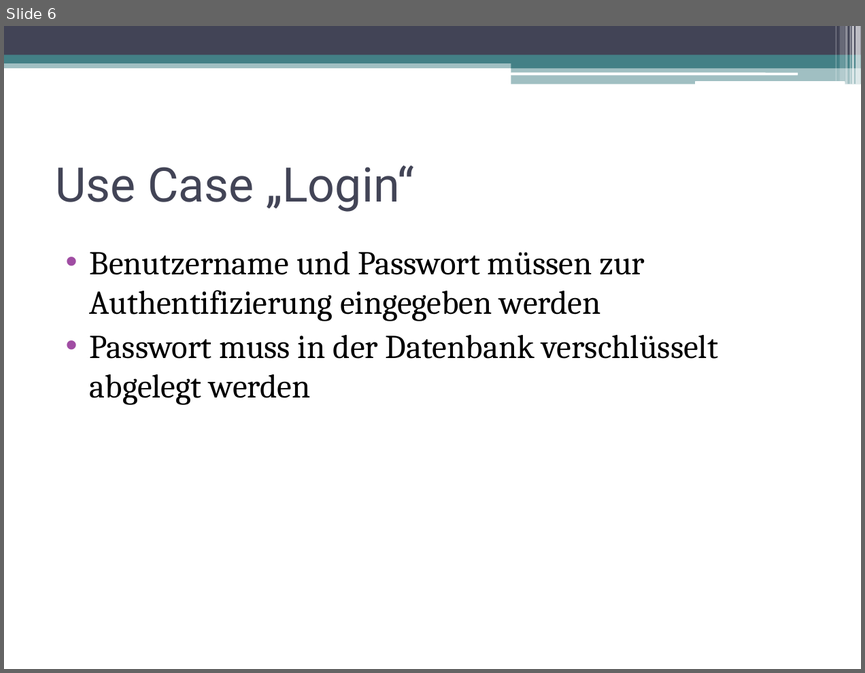
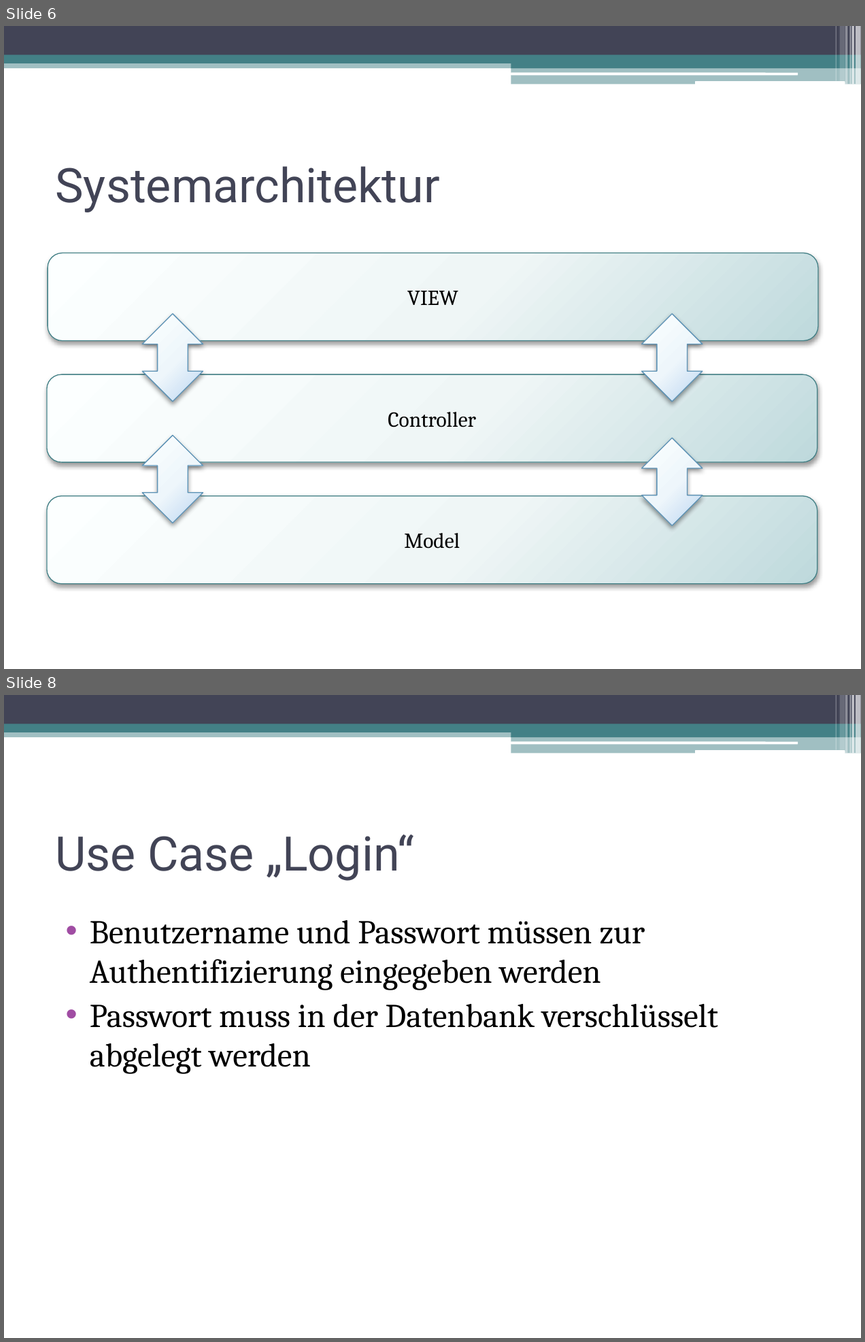
Before and after one commit to DanJoeHa/Fallstudie, a slide deck: Projektmanagement/Abschlusspräsentation.pptx. Shown one above the other, each under a label of ours: slide 6 before the commit, slides 6 and 8 after it; the slides between them are not shown. The pictures are 865x673 and 865x1342 pixels, drawn with LibreOffice and Linux fonts; fonts in the diff are those of the drawing. Boxes give left, top, right and bottom in pixels: in the first picture for what was removed or moved away, otherwise in the second. Text is boxed around its words. In the diff, an @@ line names an element or a change of style, - is before the commit and + after.

```diff
--- a/Projektmanagement/Abschlusspräsentation.pptx
+++ b/Projektmanagement/Abschlusspräsentation.pptx
@@ slide 6 added at (4, 26, 861, 669), background #FFFFFF; not listed: 13 template elements that a slide beside it also shows @@
@@ title added at (55, 166, 440, 212), 40 pt, text #424456 @@
+Systemarchitektur
@@ rounded rectangle added at (48, 253, 818, 340), fill gradient #FEFEFE to #F0F6F6 to #BFD9DD, outline #438086 0.75 pt, 18 pt, text #000000 @@
+VIEW
@@ up down arrow added at (142, 314, 203, 401), fill gradient #FEFEFF to #EFF5FB to #BAD8F2, outline #5C92B5 0.75 pt @@
@@ up down arrow added at (641, 314, 702, 401), fill gradient #FEFEFF to #EFF5FB to #BAD8F2, outline #5C92B5 0.75 pt @@
@@ rounded rectangle added at (47, 374, 817, 461), fill gradient #FEFEFE to #F0F6F6 to #BFD9DD, outline #438086 0.75 pt, 18 pt, text #000000 @@
+Controller
@@ up down arrow added at (142, 435, 203, 522), fill gradient #FEFEFF to #EFF5FB to #BAD8F2, outline #5C92B5 0.75 pt @@
@@ up down arrow added at (641, 437, 702, 524), fill gradient #FEFEFF to #EFF5FB to #BAD8F2, outline #5C92B5 0.75 pt @@
@@ rounded rectangle added at (47, 495, 817, 583), fill gradient #FEFEFE to #F0F6F6 to #BFD9DD, outline #438086 0.75 pt, 18 pt, text #000000 @@
+Model
@@ what was slide 6 is now slide 8 @@
```
Also in this commit, not shown: 2 slides changed, 2 other slides added, 1 slide removed.
